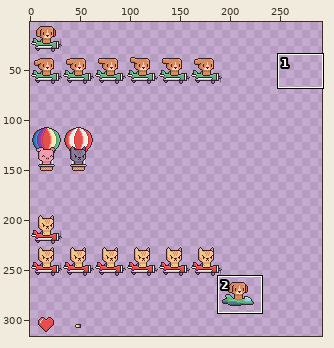
A sprite sheet gets an edit: Game/res/spritesheet.png. Above: a wide view before the commit, with the close-up outlined.
Close-up. Earlier state:
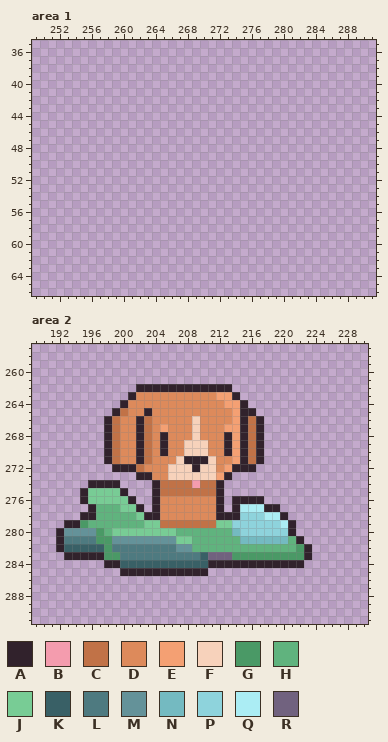
The file is 320x320 pixels. Colours within 5 levels of each other are drawn and written as one. Shown: area 1: x 249..291, y 35..66; area 2: x 189..230, y 257..291. The wide view leaves out empty margins. The commit also changed other parts of the picture, which this record leaves out.
Palette (. is transparent): A #31222c  B #f49cae  C #c17247  D #dd8a5b  E #f4a073  F #f7d2bb  G #4a9966  H #60b37e  J #78cc95  K #396066  L #4e7a80  M #649299  N #74bac1  P #8ed3dc  Q #abedf4  R #71627f
Pixels before, area 2, first column x 192:
262 ..........AAAAAAAAAAAA..........
263 .........ADDDDDDDDDDEEA.........
264 ........ADDDDDDDDDDDDEEA........
265 .......ACDDADDDDDDDDDDEAA.......
266 ......ACDDACDDDDDFDDDDEACA......
267 ......ACDDACDEDDDFDDDEEACA......
268 ......ACDDACDADDDFDDDAEACA......
269 ......ACDDACDADDFFFDDAEACA......
270 ......ACDDACDADDFFFDDAEACA......
271 ......ACDDACDDDFAAAFDDEACA......
272 .......AAACDDDFFFAFFDEAAA.......
273 ..........AADDFFFFFFEA..........
274 ....AAAA....ACCCCBCCA...........
275 ...AJJJJA...ACCCCCCCA...........
276 ...AJJJJJA..ADDDDDDDA.AAAA......
277 ....AHHHJJA.ADDDDDDDA.AQQQAA....
278 ...AAHHHHHJAADDDDDDDAAAPPPQQA...
279 .AAGHHHHHHHJJCCCCCCCJJPPPPPPQA..
280 AMMMMGHJJJJJJJJHHHHHHHNPPPPPPA..
281 ALLLLGGMMMMMMMMJJHHHHHHNNNNNNHA.
282 AKKKKKGLLLLLLLLMMHHHHHHHHHHHHHGA
283 .AAAAAGGLLLLLLLLLLKRRRGGGGGGGGGA
284 ......AAKKKKKKKKKKKAAAAAAAAAAAA.
285 ........AAAAAAAAAAA.............
The result:
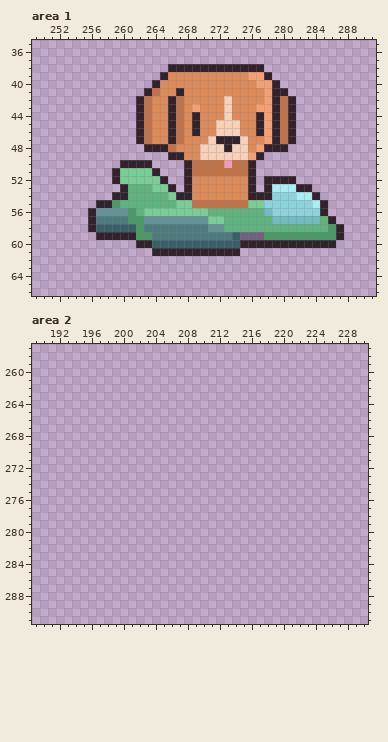
The edit:
Changed rows in their new state; - is an unchanged pixel.
Area 1:
first column x 256:
38 ----------AAAAAAAAAAAA----------
39 ---------ADDDDDDDDDDEEA---------
40 --------ADDDDDDDDDDDDEEA--------
41 -------ACDDADDDDDDDDDDEAA-------
42 ------ACDDACDDDDDFDDDDEACA------
43 ------ACDDACDEDDDFDDDEEACA------
44 ------ACDDACDADDDFDDDAEACA------
45 ------ACDDACDADDFFFDDAEACA------
46 ------ACDDACDADDFFFDDAEACA------
47 ------ACDDACDDDFAAAFDDEACA------
48 -------AAACDDDFFFAFFDEAAA-------
49 ----------AADDFFFFFFEA----------
50 ----AAAA----ACCCCBCCA-----------
51 ---AJJJJA---ACCCCCCCA-----------
52 ---AJJJJJA--ADDDDDDDA-AAAA------
53 ----AHHHJJA-ADDDDDDDA-AQQQAA----
54 ---AAHHHHHJAADDDDDDDAAAPPPQQA---
55 -AAGHHHHHHHJJCCCCCCCJJPPPPPPQA--
56 AMMMMGHJJJJJJJJHHHHHHHNPPPPPPA--
57 ALLLLGGMMMMMMMMJJHHHHHHNNNNNNHA-
58 AKKKKKGLLLLLLLLMMHHHHHHHHHHHHHGA
59 -AAAAAGGLLLLLLLLLLKRRRGGGGGGGGGA
60 ------AAKKKKKKKKKKKAAAAAAAAAAAA-
61 --------AAAAAAAAAAA-------------
Area 2:
first column x 192:
262 ----------............----------
263 ---------..............---------
264 --------................--------
265 -------..................-------
266 ------....................------
267 ------....................------
268 ------....................------
269 ------....................------
270 ------....................------
271 ------....................------
272 -------..................-------
273 ----------............----------
274 ----....----.........-----------
275 ---......---.........-----------
276 ---.......--.........-....------
277 ----.......-.........-......----
278 ---..........................---
279 -.............................--
280 ..............................--
281 ...............................-
282 ................................
283 -...............................
284 ------.........................-
285 --------...........-------------
Changed places in both close-ups, as pixel boxes (x1, y1, x2, y2):
added: (88, 64, 344, 256)
erased: (56, 384, 312, 576)
